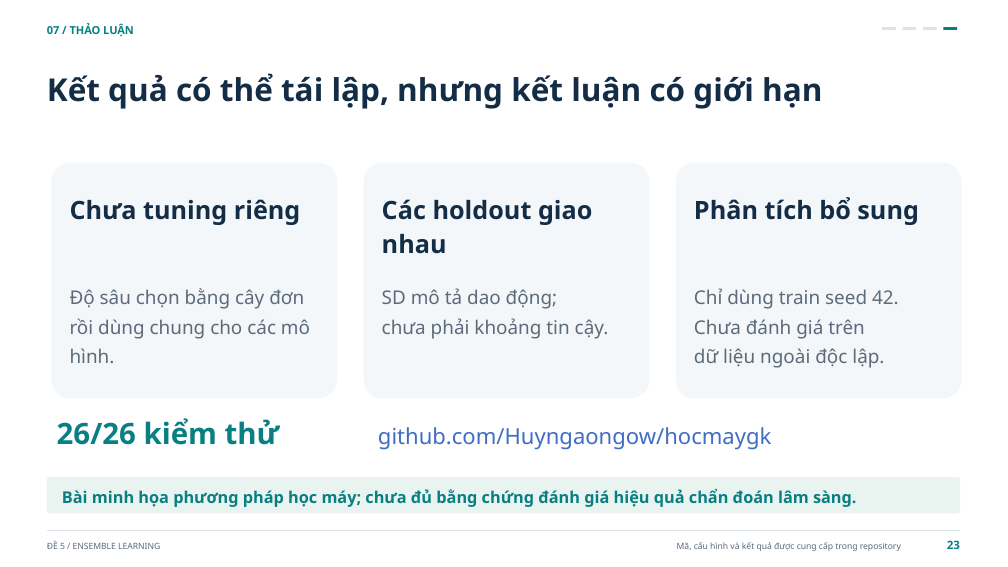
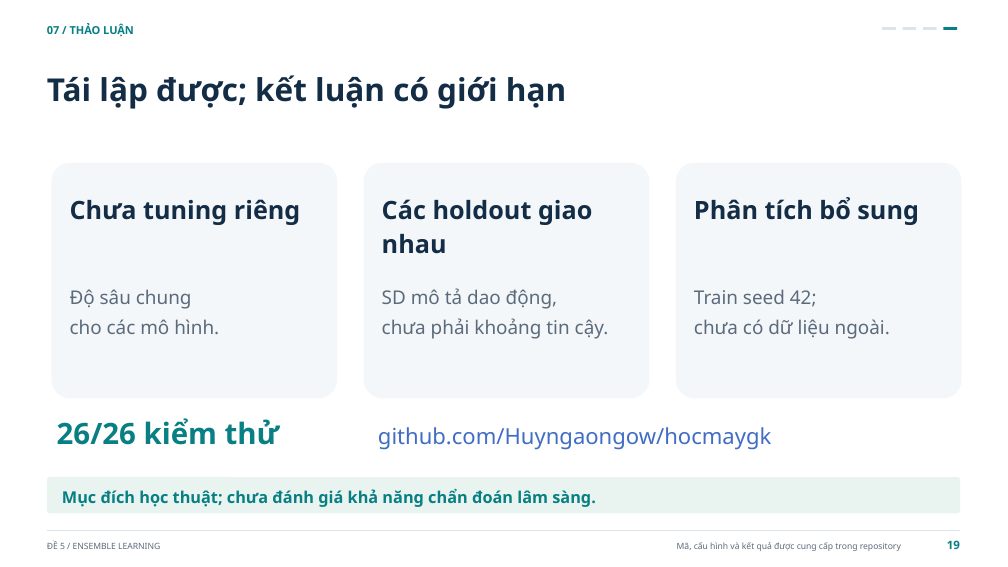
Before and after one commit to Huyngaongow/hocmaygk, a slide deck: slide 19 of De_5_Ensemble_Learning.pptx (slide 23 before the commit). Drawn at 1008x567 pixels with LibreOffice and Linux fonts; fonts in the diff are those of the drawing. Boxes give left, top, right and bottom in pixels: in the first picture for what was removed or moved away, otherwise in the second. Text is boxed around its words. In the diff, an @@ line names an element or a change of style, - is before the commit and + after.

```diff
--- a/De_5_Ensemble_Learning.pptx
+++ b/De_5_Ensemble_Learning.pptx
@@ text at (x1=47, y1=75, x2=566, y2=109): text changed @@
-Kết quả có thể tái lập, nhưng kết luận có giới hạn
+Tái lập được; kết luận có giới hạn
@@ text at (x1=70, y1=289, x2=219, y2=334): text changed @@
-Độ sâu chọn bằng cây đơn
-rồi dùng chung cho các mô hình.
+Độ sâu chung
+cho các mô hình.
@@ text at (x1=382, y1=288, x2=557, y2=309): text changed @@
-SD mô tả dao động;
+SD mô tả dao động,
@@ text at (x1=694, y1=289, x2=890, y2=339): text changed @@
-Chỉ dùng train seed 42.
-Chưa đánh giá trên
-dữ liệu ngoài độc lập.
+Train seed 42;
+chưa có dữ liệu ngoài.
@@ text at (x1=62, y1=489, x2=596, y2=507): text changed @@
-Bài minh họa phương pháp học máy; chưa đủ bằng chứng đánh giá hiệu quả chẩn đoán lâm sàng.
+Mục đích học thuật; chưa đánh giá khả năng chẩn đoán lâm sàng.
@@ text at (x1=947, y1=540, x2=960, y2=549): text changed @@
-23
+19
```
Also in this commit, not shown: 22 other slides changed, 4 slides removed, 7 other files.
